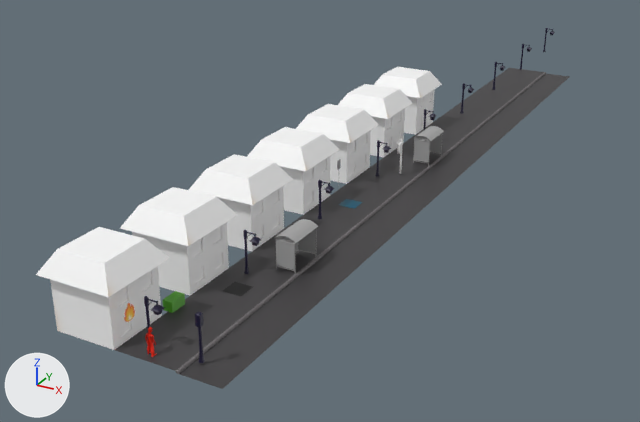
Before and after pictures for a commit that changed the Blender file environmentRIFTtriangles.blend.
One viewpoint serves both versions: a 50 mm lens placed at (21.5, -22.2, 19.0), pointed at (-3.3, 22.9, -3.5). Arrows for +X, +Y and +Z are at lower left; the lights stay in place.

The older version as bpy lines, for what is in view:
```python
me_bus_stop_001 = bpy.data.meshes.new('bus_stop.001')
me_bus_stop_001.from_pydata(...)  # 100 vertices, 128 faces; spans x -0.05..0.09, y 0.0..2.4, z -0.02..1.52
# faces by material slot: [2, 122, 4]
me_bus_stop_001.materials.append(mat_glass)  # picture img_busstoptex_png
me_bus_stop_001.materials.append(mat_metall)  # picture img_busstoptex_png
me_bus_stop_001.materials.append(mat_reklama)  # picture img_busstoptex_png
me_cylinder_003 = bpy.data.meshes.new('Cylinder.003')
me_cylinder_003.from_pydata(...)  # 78 vertices, 74 faces; spans x -0.12..0.12, y -0.15..0.15, z 0.0..2.17
me_cylinder_003.materials.append(mat_lamppostmat)  # picture img_lampposttex
me_plane_005 = bpy.data.meshes.new('Plane.005')
me_plane_005.from_pydata(...)  # 4 vertices, 2 faces; spans x -0.5..1.5, y -0.5..0.5, z 0.0
me_plane_005.materials.append(mat_lanesmat)  # picture img_walklanestex
ob_busstop1_001 = bpy.data.objects.new('busStop1.001', me_bus_stop_001)
ob_busstop1_001.location = (2.0, 9.0, 0.0)
ob_busstop1_001.rotation_euler = (1.571, 0.0, 1.571)  # degrees (90, 0, 90)
ob_busstop1_001.scale = (0.66, 0.66, 0.66)
ob_carlane = bpy.data.objects.new('CarLane', me_plane_005)
ob_carlane.location = (3.65, 0.5, -0.1)
_m = ob_carlane.modifiers.new('Array', 'ARRAY')
_m.count = 50
_m.relative_offset_displace = (0.0, 1.0, 0.0)
ob_pedestrianlight = bpy.data.objects.new('pedestrianLight', me_cylinder_003)
ob_pedestrianlight.location = (3.5, 1.0, 0.0)
# also in view: 'busStop1' at (2.5, 10.0, 1.7); 'WalkLane' at (1.5, 25.0, 0.0); 'houses' at (-1.5, 16.5, 1.8); 'curbs' at (3.1, 25.0, 0.0)
```
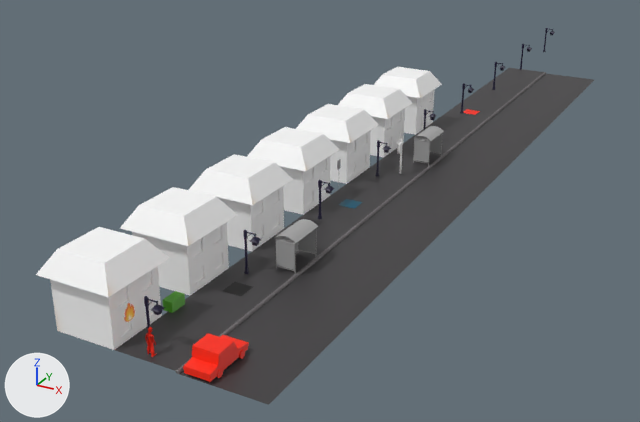
Commit message: added car and electrified puddle

Location of each change, (x1, y1, x2, y2) in pixels of the pictures (640 x 422 px):
'CarLane', reshaped (6% wider)
    before: (180, 74, 570, 389)
    after: (180, 74, 594, 405)
'Car_04', added (red)
    after: (183, 333, 249, 382)
'pedestrianLight', deleted
    before: (195, 312, 205, 363)
'electrifiesPuddle.001', added
    after: (464, 109, 480, 115)

What the commit changed:
me_plane_005 has 4 vertices, 2 faces and spans x -0.5..1.5, y -0.5..0.5, z 0.0.
me_plane_005 is used by ob_carlane; location (3.65, 0.5, -0.1).
Part 1, on me_plane_005:
Vertex 1 of me_plane_005 moves from (1.5, -0.5, 0.0) at pixel (222, 389) to (3.5, -0.5, 0.0) at pixel (268, 404).
Vertex 3 of me_plane_005 moves from (1.5, 0.5, 0.0) at pixel (237, 375) to (3.5, 0.5, 0.0) at pixel (283, 390).
Mesh me_car_04 is new.
It has 172 vertices, 234 faces and spans x 0.1..76.6, y -0.1..28.9, z -19.7..19.7.
It uses material mat_playermat (picture img_playertex).
Mesh me_plane_001 is new.
It has 4 vertices, 2 faces and spans x -0.5..0.5, y -0.5..0.5, z 0.0.
It uses material mat_playermat (picture img_playertex).
Object 'pedestrianLight' (ob_pedestrianlight) is deleted.
Object 'Car_04' (ob_car_04) is new; it shows me_car_04.
Its location is (4.0, 0.0, -0.1).
Its rotation in degrees is (90, 0, 90).
Its scale is (0.0343, 0.0343, 0.0343).
Object 'electrifiesPuddle.001' (ob_electrifiespuddle_001) is new; it shows me_plane_001.
Its location is (1.5, 36.5, 0.01).
